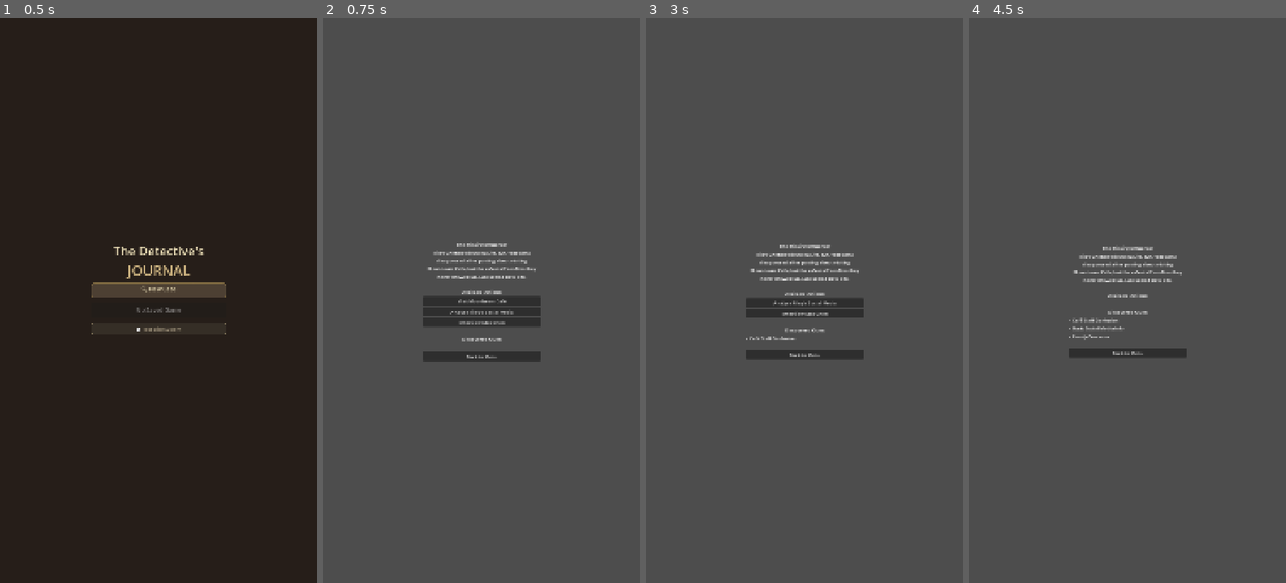
Above: before the commit, frames 1-4 (left to right).
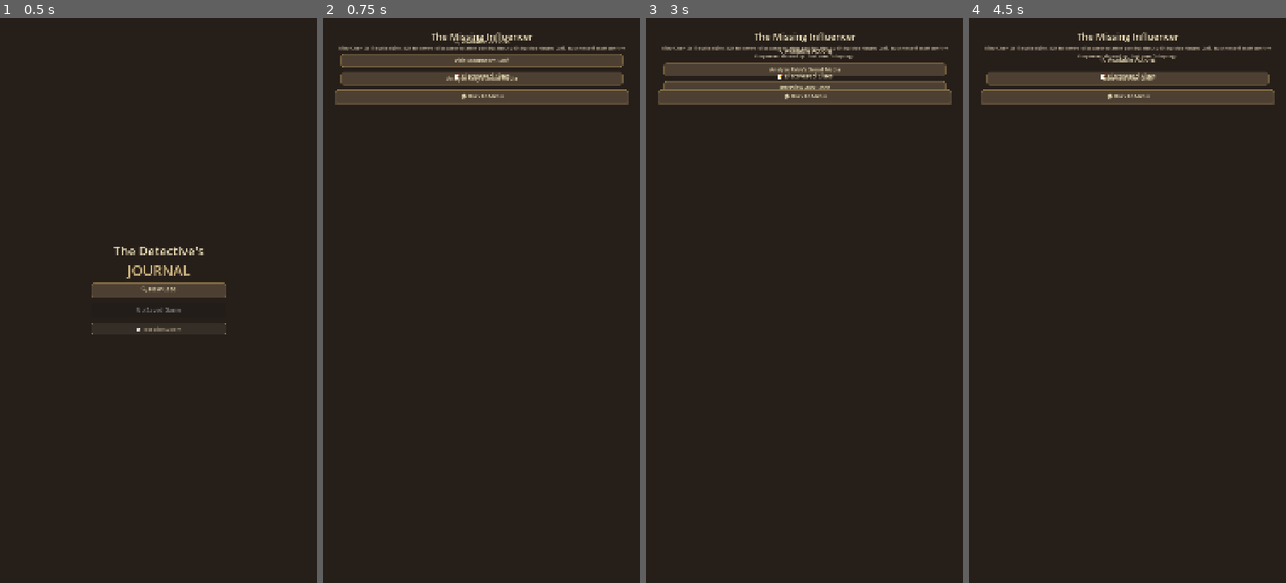
Above: after the commit, the same moments.

Repository: odhranhardy/detectivesjournal
Game: Godot game, scene res://scenes/main.tscn
Two runs of this game, one before a commit and one after it. Both use one fixed random seed, a clock stepped at 60 frames per second and the inputs below.
Inputs:
- Up to frame 1 (0.5 s): no input
- Up to frame 2 (0.75 s): click "🔍 New Case" at 0.5 s
- Up to frame 3 (3 s): click "Back to Menu" (after the commit: "🏠 Back to Menu") at 1.25 s; click "🔍 New Case" at 2 s; click "Visit Moonbeam Café" at 2.75 s
- Up to frame 4 (4.5 s): click "Analyze Riley's Social Media" at 3.5 s; click "Interview Alex Chen" at 4.25 s

Frame 1 is identical in both runs. In frame 2, 97% of the frame differs, in the area x 0-100%, y 0-100%; in frame 3, 97%; in frame 4, 99%.
Error after the commit: Invalid access to property or key 'theme_override_colors' on a base object of type 'Label'. (res://scripts/investigation/Investigation.gd:63)

Commit message:
feat: create uniform theme and enhance Investigation scene styling
Co-authored-by: aider (openrouter/anthropic/claude-sonnet-4) <aider@aider.chat>

Diff:
--- a/scenes/investigation/Investigation.tscn
+++ b/scenes/investigation/Investigation.tscn
@@ -1,69 +1,125 @@
-[gd_scene load_steps=2 format=3 uid="uid://investigation_scene"]
+[gd_scene load_steps=3 format=3 uid="uid://investigation_scene"]
 
 [ext_resource type="Script" path="res://scripts/investigation/Investigation.gd" id="1_investigation_script"]
+[ext_resource type="Theme" path="res://scenes/ui/DetectiveTheme.tres" id="2_detective_theme"]
 
 [node name="Investigation" type="Control"]
 layout_mode = 3
 anchors_preset = 15
 anchor_right = 1.0
 anchor_bottom = 1.0
+theme = ExtResource("2_detective_theme")
 script = ExtResource("1_investigation_script")
 
-[node name="VBoxContainer" type="VBoxContainer" parent="."]
+[node name="Background" type="ColorRect" parent="."]
 layout_mode = 1
-anchors_preset = 8
-anchor_left = 0.5
-anchor_top = 0.5
-anchor_right = 0.5
-anchor_bottom = 0.5
-offset_left = -200.0
-offset_top = -150.0
-offset_right = 200.0
-offset_bottom = 150.0
-grow_horizontal = 2
-grow_vertical = 2
+anchors_preset = 15
+anchor_right = 1.0
+anchor_bottom = 1.0
+color = Color(0.15, 0.12, 0.1, 1)
 
-[node name="CaseTitle" type="Label" parent="VBoxContainer"]
+[node name="ScrollContainer" type="ScrollContainer" parent="."]
+layout_mode = 1
+anchors_preset = 15
+anchor_right = 1.0
+anchor_bottom = 1.0
+offset_left = 40.0
+offset_top = 40.0
+offset_right = -40.0
+offset_bottom = -40.0
+
+[node name="VBoxContainer" type="VBoxContainer" parent="ScrollContainer"]
 layout_mode = 2
+size_flags_horizontal = 3
+
+[node name="TitleContainer" type="VBoxContainer" parent="ScrollContainer/VBoxContainer"]
+layout_mode = 2
+
+[node name="CaseTitle" type="Label" parent="ScrollContainer/VBoxContainer/TitleContainer"]
+layout_mode = 2
+theme_override_colors/font_color = Color(0.9, 0.85, 0.7, 1)
+theme_override_font_sizes/font_size = 32
 text = "Case Title"
 horizontal_alignment = 1
 
-[node name="CaseDescription" type="Label" parent="VBoxContainer"]
+[node name="CaseDescription" type="Label" parent="ScrollContainer/VBoxContainer/TitleContainer"]
 layout_mode = 2
+theme_override_colors/font_color = Color(0.8, 0.75, 0.65, 1)
+theme_override_font_sizes/font_size = 16
 text = "Case description will appear here..."
 horizontal_alignment = 1
-autowrap_mode = 2
+autowrap_mode = 3
 
-[node name="Spacer1" type="Control" parent="VBoxContainer"]
+[node name="Spacer1" type="Control" parent="ScrollContainer/VBoxContainer"]
+layout_mode = 2
+custom_minimum_size = Vector2(0, 30)
+
+[node name="ActionsPanel" type="Panel" parent="ScrollContainer/VBoxContainer"]
+layout_mode = 2
+
+[node name="ActionsVBox" type="VBoxContainer" parent="ScrollContainer/VBoxContainer/ActionsPanel"]
+layout_mode = 1
+anchors_preset = 15
+anchor_right = 1.0
+anchor_bottom = 1.0
+offset_left = 20.0
+offset_top = 20.0
+offset_right = -20.0
+offset_bottom = -20.0
+
+[node name="ActionsLabel" type="Label" parent="ScrollContainer/VBoxContainer/ActionsPanel/ActionsVBox"]
+layout_mode = 2
+theme_override_colors/font_color = Color(0.9, 0.85, 0.7, 1)
+theme_override_font_sizes/font_size = 20
+text = "🔍 Available Actions"
+horizontal_alignment = 1
+
+[node name="ActionsSpacer" type="Control" parent="ScrollContainer/VBoxContainer/ActionsPanel/ActionsVBox"]
+layout_mode = 2
+custom_minimum_size = Vector2(0, 10)
+
+[node name="ActionsContainer" type="VBoxContainer" parent="ScrollContainer/VBoxContainer/ActionsPanel/ActionsVBox"]
+layout_mode = 2
+
+[node name="Spacer2" type="Control" parent="ScrollContainer/VBoxContainer"]
 layout_mode = 2
 custom_minimum_size = Vector2(0, 20)
 
-[node name="ActionsLabel" type="Label" parent="VBoxContainer"]
+[node name="CluesPanel" type="Panel" parent="ScrollContainer/VBoxContainer"]
 layout_mode = 2
-text = "Available Actions:"
+
+[node name="CluesVBox" type="VBoxContainer" parent="ScrollContainer/VBoxContainer/CluesPanel"]
+layout_mode = 1
+anchors_preset = 15
+anchor_right = 1.0
+anchor_bottom = 1.0
+offset_left = 20.0
+offset_top = 20.0
+offset_right = -20.0
+offset_bottom = -20.0
+
+[node name="CluesLabel" type="Label" parent="ScrollContainer/VBoxContainer/CluesPanel/CluesVBox"]
+layout_mode = 2
+theme_override_colors/font_color = Color(0.9, 0.85, 0.7, 1)
+theme_override_font_sizes/font_size = 20
+text = "📝 Discovered Clues"
 horizontal_alignment = 1
 
-[node name="ActionsContainer" type="VBoxContainer" parent="VBoxContainer"]
+[node name="CluesSpacer" type="Control" parent="ScrollContainer/VBoxContainer/CluesPanel/CluesVBox"]
+layout_mode = 2
+custom_minimum_size = Vector2(0, 10)
+
+[node name="CluesContainer" type="VBoxContainer" parent="ScrollContainer/VBoxContainer/CluesPanel/CluesVBox"]
 layout_mode = 2
 
-[node name="Spacer2" type="Control" parent="VBoxContainer"]
+[node name="Spacer3" type="Control" parent="ScrollContainer/VBoxContainer"]
 layout_mode = 2
-custom_minimum_size = Vector2(0, 20)
+custom_minimum_size = Vector2(0, 30)
 
-[node name="CluesLabel" type="Label" parent="VBoxContainer"]
+[node name="BackButton" type="Button" parent="ScrollContainer/VBoxContainer"]
 layout_mode = 2
-text = "Discovered Clues:"
-horizontal_alignment = 1
+custom_minimum_size = Vector2(0, 50)
+theme_override_font_sizes/font_size = 18
+text = "🏠 Back to Menu"
 
-[node name="CluesContainer" type="VBoxContainer" parent="VBoxContainer"]
-layout_mode = 2
-
-[node name="Spacer3" type="Control" parent="VBoxContainer"]
-layout_mode = 2
-custom_minimum_size = Vector2(0, 20)
-
-[node name="BackButton" type="Button" parent="VBoxContainer"]
-layout_mode = 2
-text = "Back to Menu"
-
-[connection signal="pressed" from="VBoxContainer/BackButton" to="." method="_on_back_button_pressed"]
+[connection signal="pressed" from="ScrollContainer/VBoxContainer/BackButton" to="." method="_on_back_button_pressed"]
--- /dev/null
+++ b/scenes/ui/DetectiveTheme.tres
@@ -0,0 +1,95 @@
+[gd_resource type="Theme" load_steps=8 format=3]
+
+[sub_resource type="StyleBoxFlat" id="StyleBoxFlat_panel"]
+bg_color = Color(0.2, 0.17, 0.14, 0.8)
+border_width_left = 2
+border_width_top = 2
+border_width_right = 2
+border_width_bottom = 2
+border_color = Color(0.6, 0.5, 0.3, 1)
+corner_radius_top_left = 10
+corner_radius_top_right = 10
+corner_radius_bottom_right = 10
+corner_radius_bottom_left = 10
+
+[sub_resource type="StyleBoxFlat" id="StyleBoxFlat_button_normal"]
+bg_color = Color(0.3, 0.25, 0.2, 1)
+border_width_left = 2
+border_width_top = 2
+border_width_right = 2
+border_width_bottom = 2
+border_color = Color(0.6, 0.5, 0.3, 1)
+corner_radius_top_left = 8
+corner_radius_top_right = 8
+corner_radius_bottom_right = 8
+corner_radius_bottom_left = 8
+
+[sub_resource type="StyleBoxFlat" id="StyleBoxFlat_button_hover"]
+bg_color = Color(0.4, 0.35, 0.28, 1)
+border_width_left = 2
+border_width_top = 2
+border_width_right = 2
+border_width_bottom = 2
+border_color = Color(0.8, 0.7, 0.5, 1)
+corner_radius_top_left = 8
+corner_radius_top_right = 8
+corner_radius_bottom_right = 8
+corner_radius_bottom_left = 8
+
+[sub_resource type="StyleBoxFlat" id="StyleBoxFlat_button_pressed"]
+bg_color = Color(0.25, 0.2, 0.15, 1)
+border_width_left = 2
+border_width_top = 2
+border_width_right = 2
+border_width_bottom = 2
+border_color = Color(0.6, 0.5, 0.3, 1)
+corner_radius_top_left = 8
+corner_radius_top_right = 8
+corner_radius_bottom_right = 8
+corner_radius_bottom_left = 8
+
+[sub_resource type="StyleBoxFlat" id="StyleBoxFlat_secondary_button_normal"]
+bg_color = Color(0.25, 0.22, 0.18, 0.6)
+border_width_left = 1
+border_width_top = 1
+border_width_right = 1
+border_width_bottom = 1
+border_color = Color(0.5, 0.45, 0.35, 1)
+corner_radius_top_left = 6
+corner_radius_top_right = 6
+corner_radius_bottom_right = 6
+corner_radius_bottom_left = 6
+
+[sub_resource type="StyleBoxFlat" id="StyleBoxFlat_secondary_button_hover"]
+bg_color = Color(0.35, 0.3, 0.25, 0.8)
+border_width_left = 1
+border_width_top = 1
+border_width_right = 1
+border_width_bottom = 1
+border_color = Color(0.7, 0.6, 0.4, 1)
+corner_radius_top_left = 6
+corner_radius_top_right = 6
+corner_radius_bottom_right = 6
+corner_radius_bottom_left = 6
+
+[sub_resource type="StyleBoxFlat" id="StyleBoxFlat_secondary_button_pressed"]
+bg_color = Color(0.2, 0.17, 0.14, 0.8)
+border_width_left = 1
+border_width_top = 1
+border_width_right = 1
+border_width_bottom = 1
+border_color = Color(0.5, 0.45, 0.35, 1)
+corner_radius_top_left = 6
+corner_radius_top_right = 6
+corner_radius_bottom_right = 6
+corner_radius_bottom_left = 6
+
+[resource]
+Button/colors/font_color = Color(0.9, 0.85, 0.7, 1)
+Button/font_sizes/font_size = 18
+Button/styles/hover = SubResource("StyleBoxFlat_button_hover")
+Button/styles/normal = SubResource("StyleBoxFlat_button_normal")
+Button/styles/pressed = SubResource("StyleBoxFlat_button_pressed")
+Label/colors/font_color = Color(0.9, 0.85, 0.7, 1)
+Label/font_sizes/font_size = 16
+Panel/styles/panel = SubResource("StyleBoxFlat_panel")
--- a/scripts/investigation/Investigation.gd
+++ b/scripts/investigation/Investigation.gd
@@ -1,9 +1,9 @@
 extends Control
 
-@onready var case_title = $VBoxContainer/CaseTitle
-@onready var case_description = $VBoxContainer/CaseDescription
-@onready var actions_container = $VBoxContainer/ActionsContainer
-@onready var clues_container = $VBoxContainer/CluesContainer
+@onready var case_title = $ScrollContainer/VBoxContainer/TitleContainer/CaseTitle
+@onready var case_description = $ScrollContainer/VBoxContainer/TitleContainer/CaseDescription
+@onready var actions_container = $ScrollContainer/VBoxContainer/ActionsPanel/ActionsVBox/ActionsContainer
+@onready var clues_container = $ScrollContainer/VBoxContainer/CluesPanel/CluesVBox/CluesContainer
 
 func _ready():
 	print("Investigation scene loaded")
@@ -32,8 +32,15 @@
 		var action_data = CaseLoader.get_action_data(GameManager.current_case_data, action_id)
 		var button = Button.new()
 		button.text = action_data.get("title", action_id)
+		button.custom_minimum_size = Vector2(0, 45)
 		button.pressed.connect(_on_action_pressed.bind(action_id))
 		actions_container.add_child(button)
+
+		# Add spacing between action buttons
+		if action_id != GameManager.available_actions[-1]:
+			var spacer = Control.new()
+			spacer.custom_minimum_size = Vector2(0, 8)
+			actions_container.add_child(spacer)
 
 func _update_clues():
 	"""Update the discovered clues list"""
@@ -44,11 +51,45 @@
 	# Add labels for each discovered clue
 	for clue_id in GameManager.discovered_clues:
 		var clue_data = CaseLoader.get_clue_data(GameManager.current_case_data, clue_id)
-		var label = Label.new()
-		label.text = "• " + clue_data.get("title", clue_id)
-		label.horizontal_alignment = HORIZONTAL_ALIGNMENT_LEFT
-		label.autowrap_mode = TextServer.AUTOWRAP_WORD_SMART
-		clues_container.add_child(label)
+
+		# Create clue panel
+		var clue_panel = Panel.new()
+		var clue_vbox = VBoxContainer.new()
+		clue_panel.add_child(clue_vbox)
+
+		# Clue title
+		var title_label = Label.new()
+		title_label.text = "🔍 " + clue_data.get("title", clue_id)
+		title_label.theme_override_colors.font_color = Color(0.9, 0.85, 0.7, 1)
+		title_label.theme_override_font_sizes.font_size = 18
+		title_label.horizontal_alignment = HORIZONTAL_ALIGNMENT_LEFT
+		clue_vbox.add_child(title_label)
+
+		# Clue description
+		var desc_label = Label.new()
+		desc_label.text = clue_data.get("description", "No description available.")
+		desc_label.theme_override_colors.font_color = Color(0.8, 0.75, 0.65, 1)
+		desc_label.theme_override_font_sizes.font_size = 14
+		desc_label.horizontal_alignment = HORIZONTAL_ALIGNMENT_LEFT
+		desc_label.autowrap_mode = TextServer.AUTOWRAP_WORD_SMART
+		clue_vbox.add_child(desc_label)
+
+		# Add margins
+		clue_vbox.position = Vector2(15, 10)
+		clue_vbox.size = clue_panel.size - Vector2(30, 20)
+		clue_vbox.anchors_preset = Control.PRESET_FULL_RECT
+		clue_vbox.offset_left = 15
+		clue_vbox.offset_top = 10
+		clue_vbox.offset_right = -15
+		clue_vbox.offset_bottom = -10
+
+		clues_container.add_child(clue_panel)
+
+		# Add spacing between clues
+		if clue_id != GameManager.discovered_clues[-1]:
+			var spacer = Control.new()
+			spacer.custom_minimum_size = Vector2(0, 10)
+			clues_container.add_child(spacer)
 
 func _on_action_pressed(action_id: String):
 	"""Handle when an action button is pressed"""
